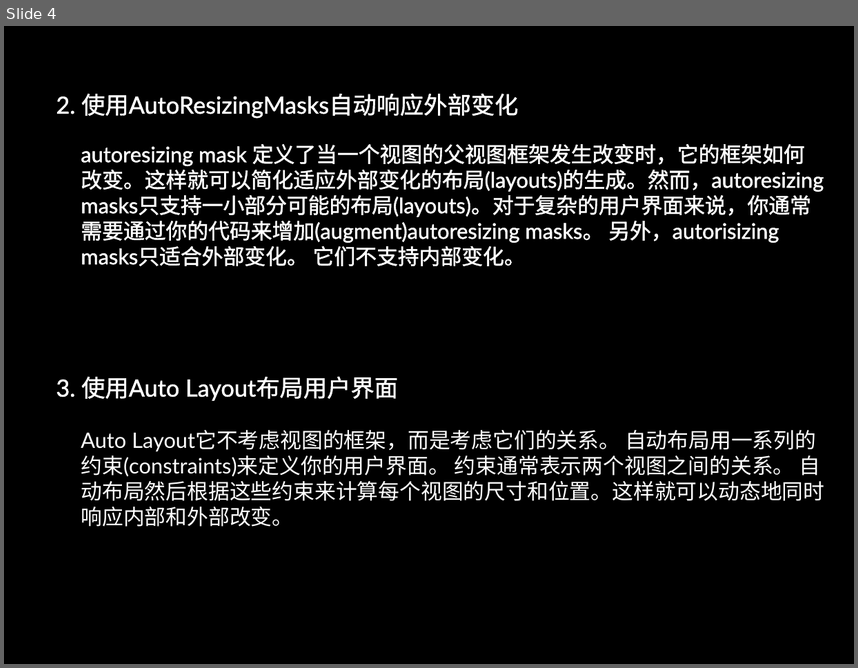
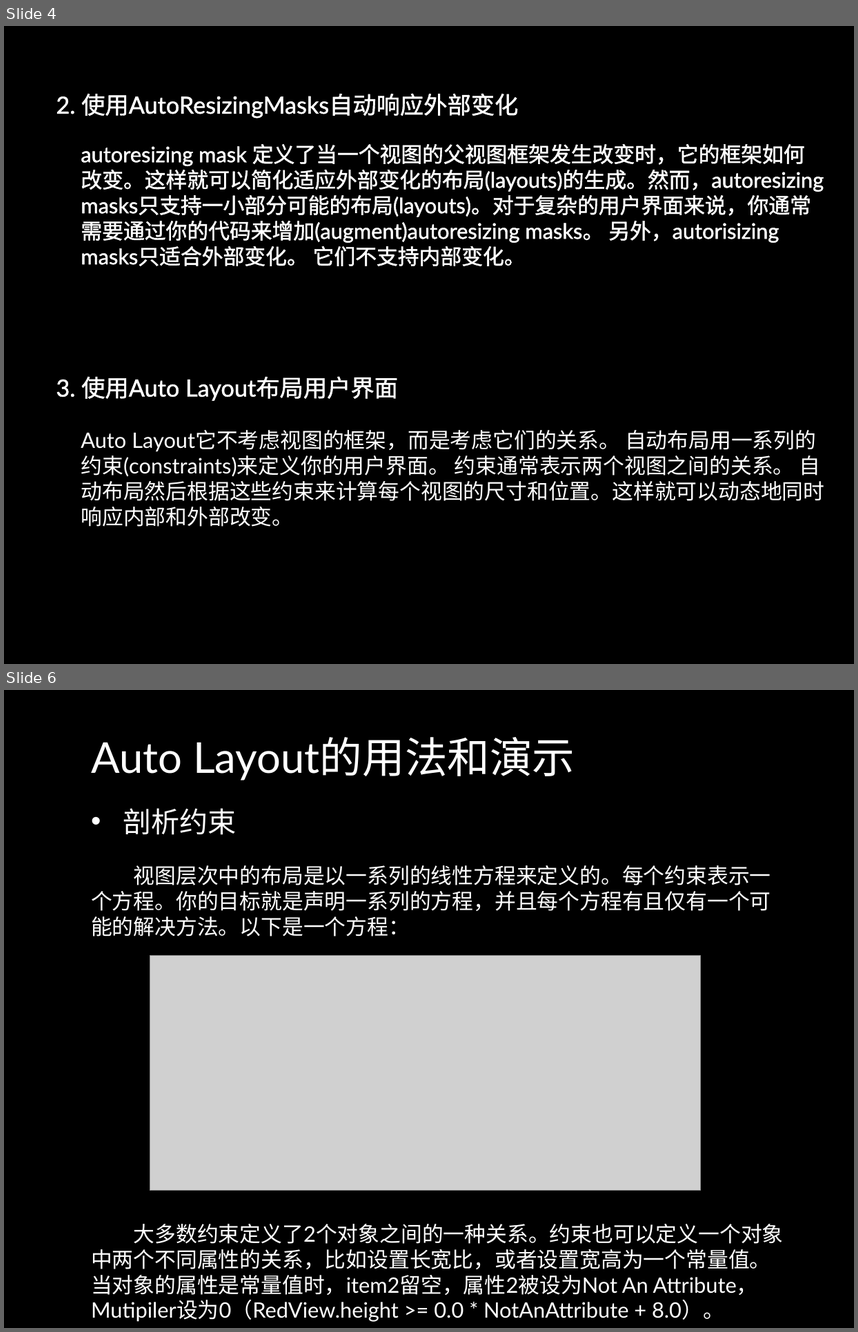
Before and after one commit to danalu/MyApp, a slide deck: Auto Layout.pptx. Shown one above the other, each under a label of ours: slide 4 before the commit, slides 4 and 6 after it; the slides between them are not shown. The pictures are 858x668 and 858x1332 pixels, drawn with LibreOffice and Linux fonts; fonts in the diff are those of the drawing; grey boxes stand for pictures; background and template pictures are left out. Boxes give left, top, right and bottom in pixels: in the first picture for what was removed or moved away, otherwise in the second. Text is boxed around its words. In the diff, an @@ line names an element or a change of style, - is before the commit and + after.

```diff
--- a/Auto Layout.pptx
+++ b/Auto Layout.pptx
@@ slide 6 added at (4, 690, 854, 1328), background picture (left out) @@
@@ text added at (91, 737, 575, 780), 36 pt, text #FFFFFF @@
+Auto Layout的用法和演示
@@ text added at (123, 808, 236, 835), 24 pt, text #FFFFFF @@
+• 剖析约束
@@ text added at (91, 865, 771, 936), 18 pt, text #FFFFFF @@
+视图层次中的布局是以一系列的线性方程来定义的。每个约束表示一个方程。你的目标就是声明一系列的方程，并且每个方程有且仅有一个可能的解决方法。以下是一个方程：
@@ picture added at (150, 955, 700, 1190) @@
@@ text added at (91, 1223, 784, 1321), 18 pt, text #FFFFFF @@
+大多数约束定义了2个对象之间的一种关系。约束也可以定义一个对象中两个不同属性的关系，比如设置长宽比，或者设置宽高为一个常量值。当对象的属性是常量值时，item2留空，属性2被设为Not An Attribute，Mutipiler设为0（RedView.height >= 0.0 * NotAnAttribute + 8.0）。
```
Also in this commit, not shown: 2 slides changed, 3 other slides added, 4 slides removed.
